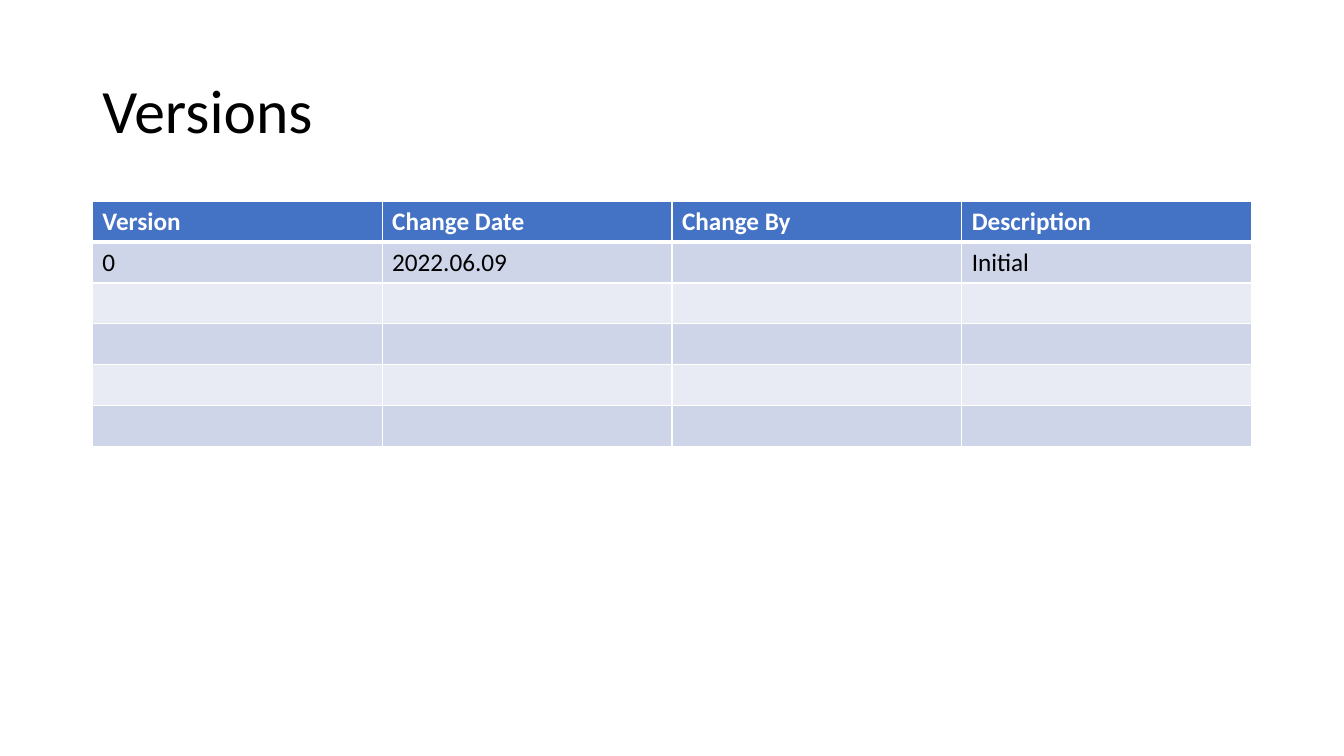
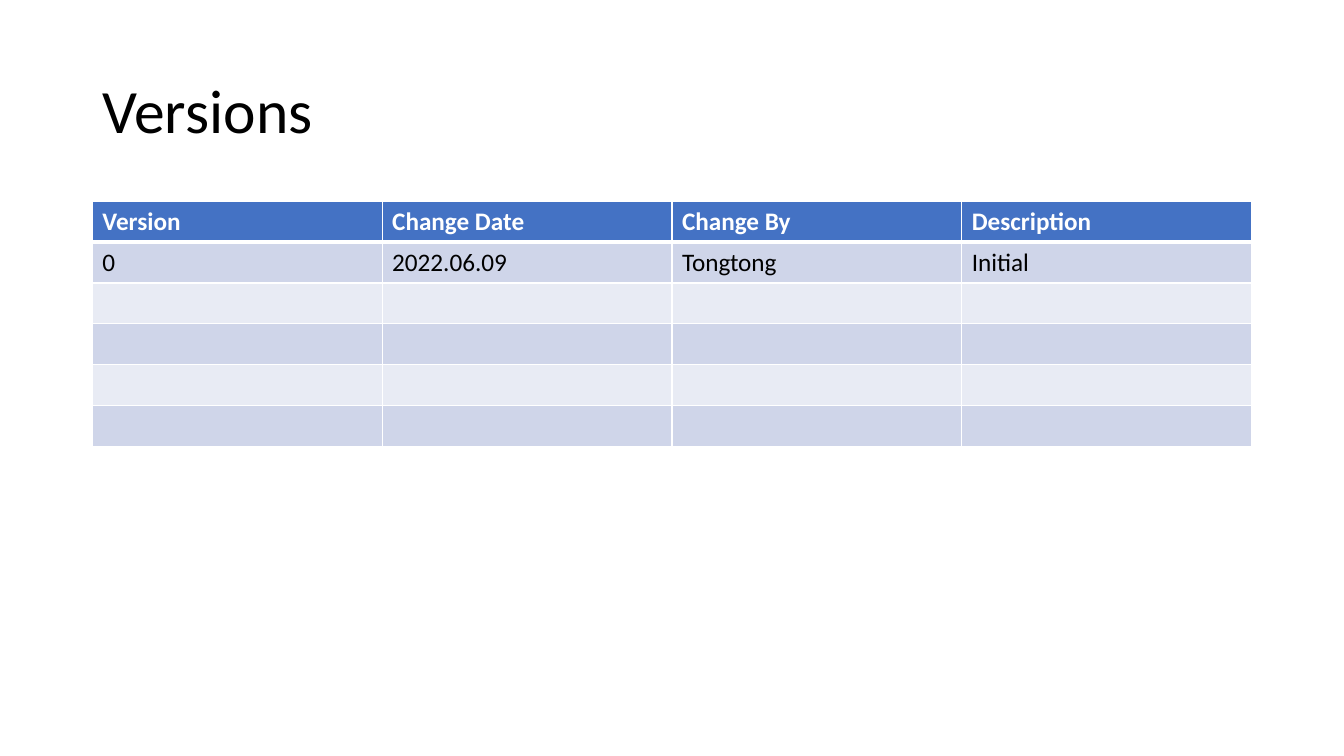
Before and after one commit to TeamworkNUS/uob_voice_to_text_proj, a slide deck: slide 2 of uob_website/analysis/utils/Voice_To_Text_Analysis_Web_UserGuide.pptx. Drawn at 1344x756 pixels with LibreOffice and Linux fonts; fonts in the diff are those of the drawing. Boxes give left, top, right and bottom in pixels: in the first picture for what was removed or moved away, otherwise in the second. Text is boxed around its words. In the diff, an @@ line names an element or a change of style, - is before the commit and + after.

```diff
--- a/uob_website/analysis/utils/Voice_To_Text_Analysis_Web_UserGuide.pptx
+++ b/uob_website/analysis/utils/Voice_To_Text_Analysis_Web_UserGuide.pptx
@@ table at box(93, 202, 1254, 447) @@
-row 2, column 3: 
+row 2, column 3: Tongtong
```
Also in this commit, not shown: 1 other slide changed, 16 slides added, 4 other files.
